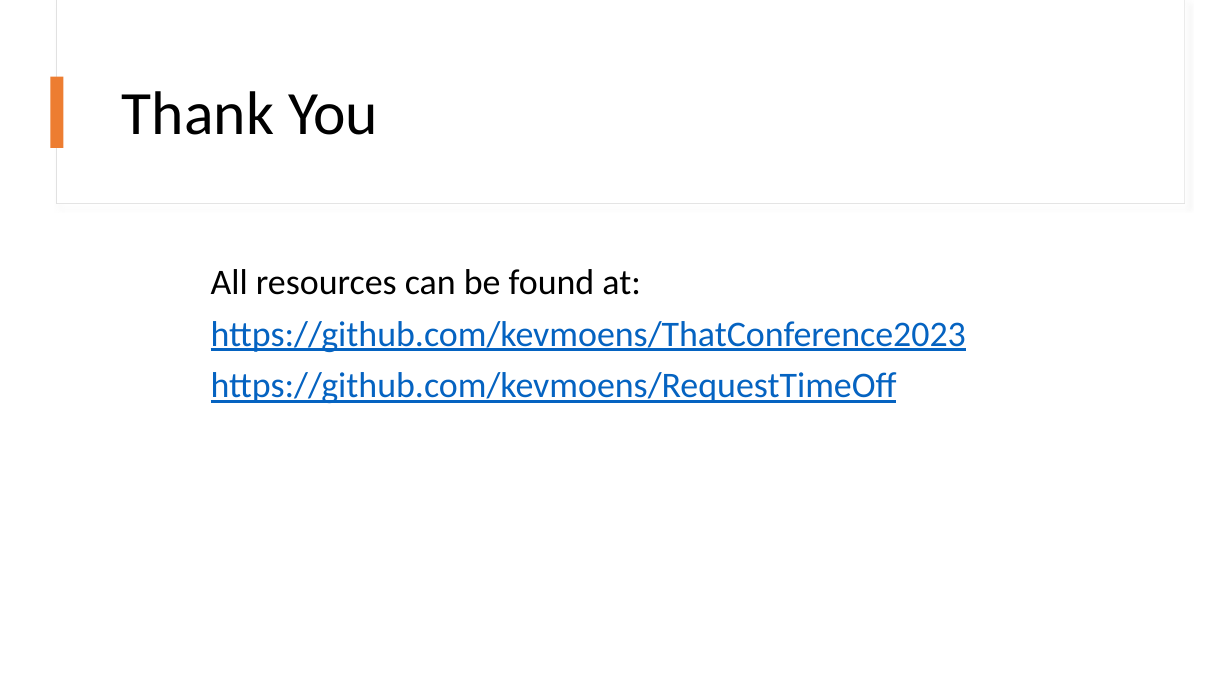
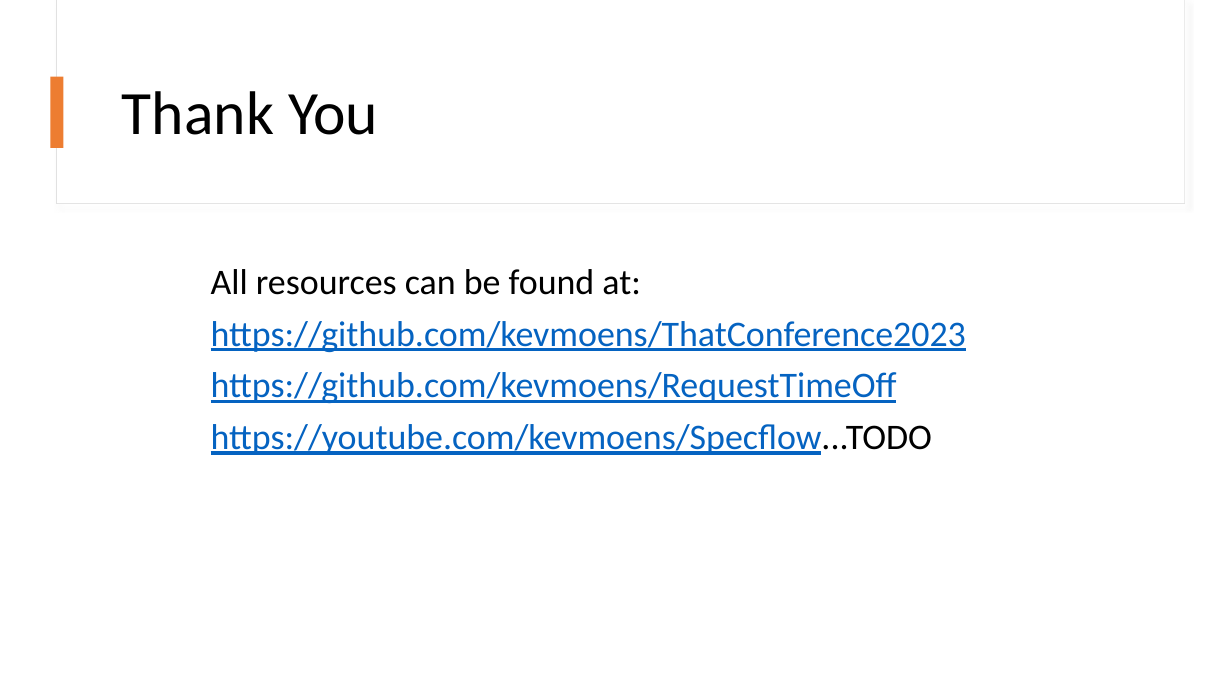
Before and after one commit to kevmoens/ThatConference2023, a slide deck: slide 20 of ThatConference2023.pptx (slide 21 before the commit). Drawn at 1232x693 pixels with LibreOffice and Linux fonts; fonts in the diff are those of the drawing. Boxes give left, top, right and bottom in pixels: in the first picture for what was removed or moved away, otherwise in the second. Text is boxed around its words. In the diff, an @@ line names an element or a change of style, - is before the commit and + after.

```diff
--- a/ThatConference2023.pptx
+++ b/ThatConference2023.pptx
@@ text at bbox=[211, 424, 932, 455]: paragraph added @@
+https://youtube.com/kevmoens/Specflow...TODO
```
Also in this commit, not shown: 2 other slides changed, 1 slide removed, 1 other file.
